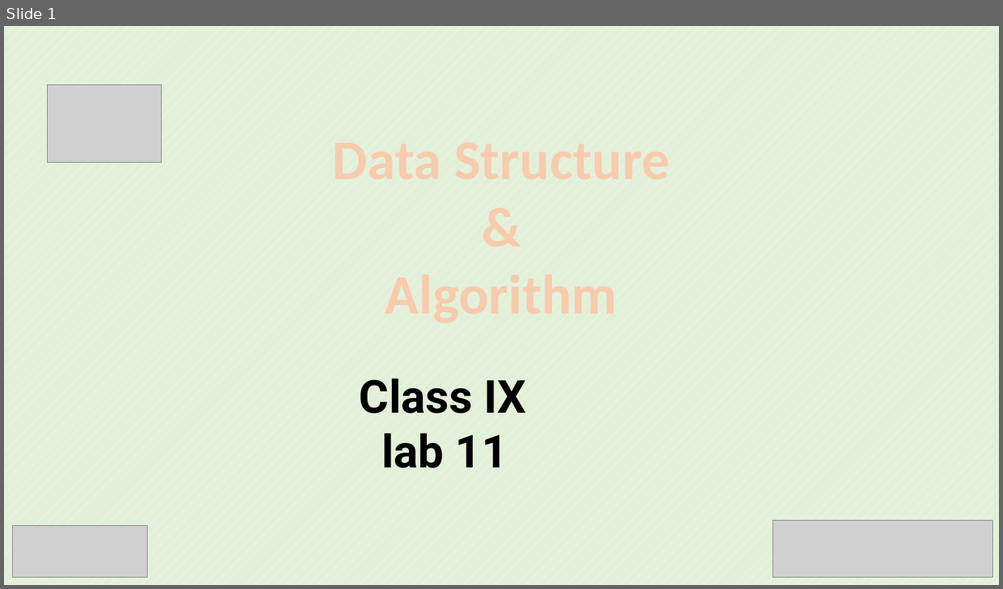
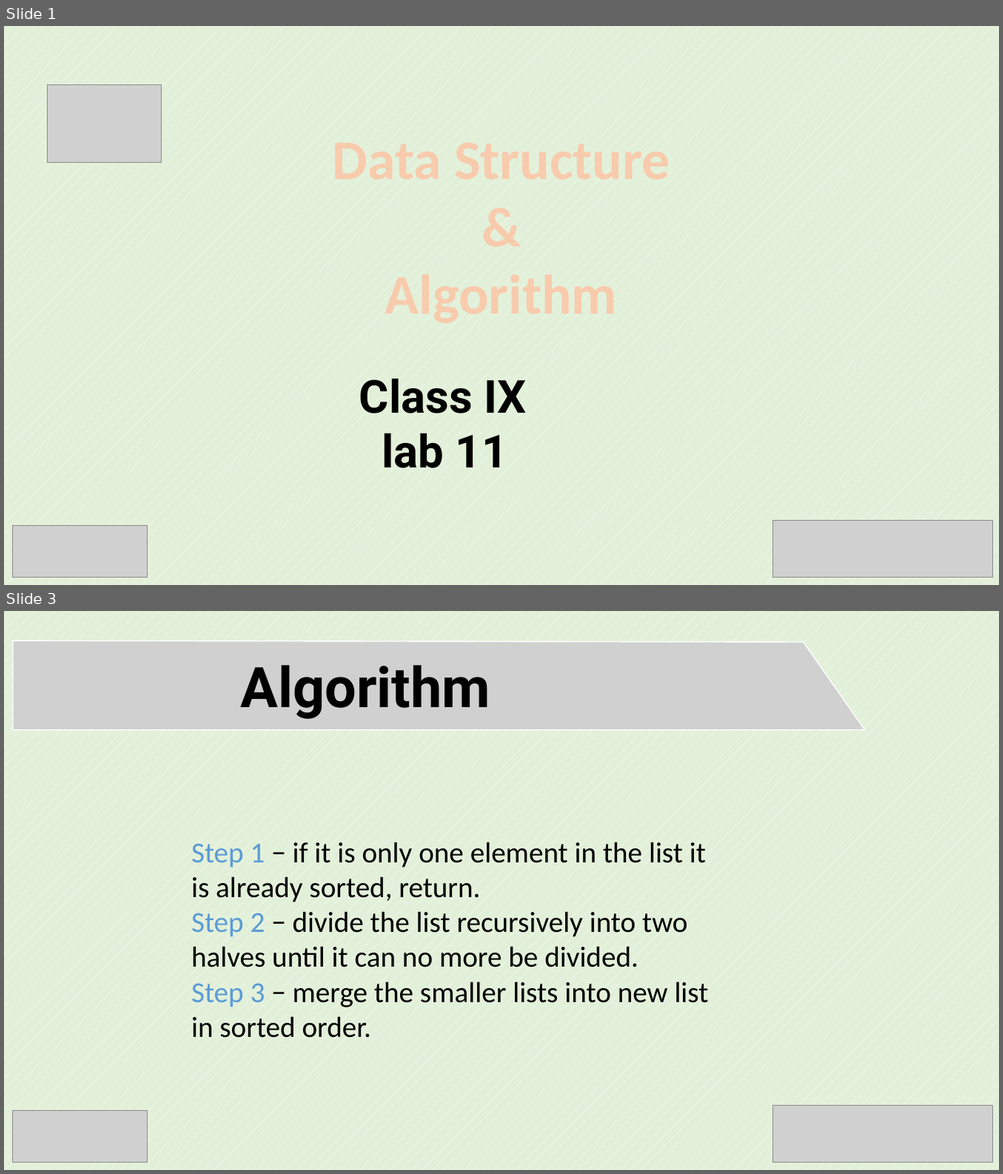
Before and after one commit to SabitDeepto/IIDP, a slide deck: class 10/lab 11 (DSA)/2. Presentation/DSA_14.pptx. Shown one above the other, each under a label of ours: slide 1 before the commit, slides 1 and 3 after it; the slides between them are not shown. The pictures are 1003x589 and 1003x1174 pixels, drawn with LibreOffice and Linux fonts; fonts in the diff are those of the drawing; grey boxes stand for pictures. Boxes give left, top, right and bottom in pixels: in the first picture for what was removed or moved away, otherwise in the second. Text is boxed around its words. In the diff, an @@ line names an element or a change of style, - is before the commit and + after.

```diff
--- a/class 10/lab 11 (DSA)/2. Presentation/DSA_14.pptx
+++ b/class 10/lab 11 (DSA)/2. Presentation/DSA_14.pptx
@@ slide 3 added at [4,611,999,1170], background pattern #FFFFFF on #E2F0D9 @@
@@ picture added at [13,641,865,730] @@
@@ text added at [240,665,490,719], 54 pt, text #000000, bold @@
+Algorithm
@@ text added at [191,842,708,1038], 28 pt, text #000000 @@
+Step 1 − if it is only one element in the list it is already sorted, return.
+Step 2 − divide the list recursively into two halves until it can no more be divided.
+Step 3 − merge the smaller lists into new list in sorted order.
@@ picture added at [13,1111,148,1162] @@
@@ picture added at [772,1105,993,1163] @@
```
Also in this commit, not shown: 4 other slides added, 6 slides removed, 2 other files.
